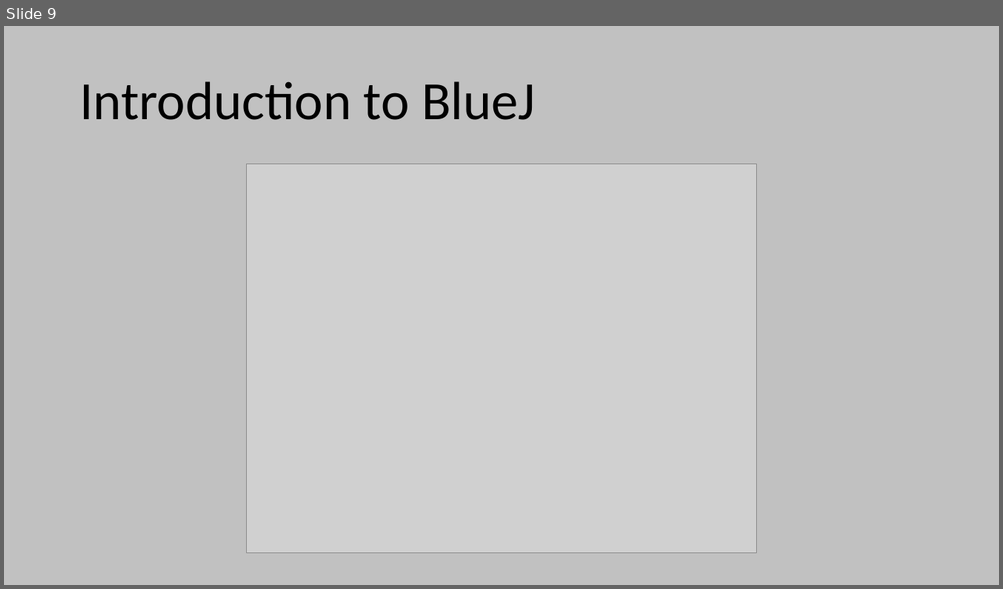
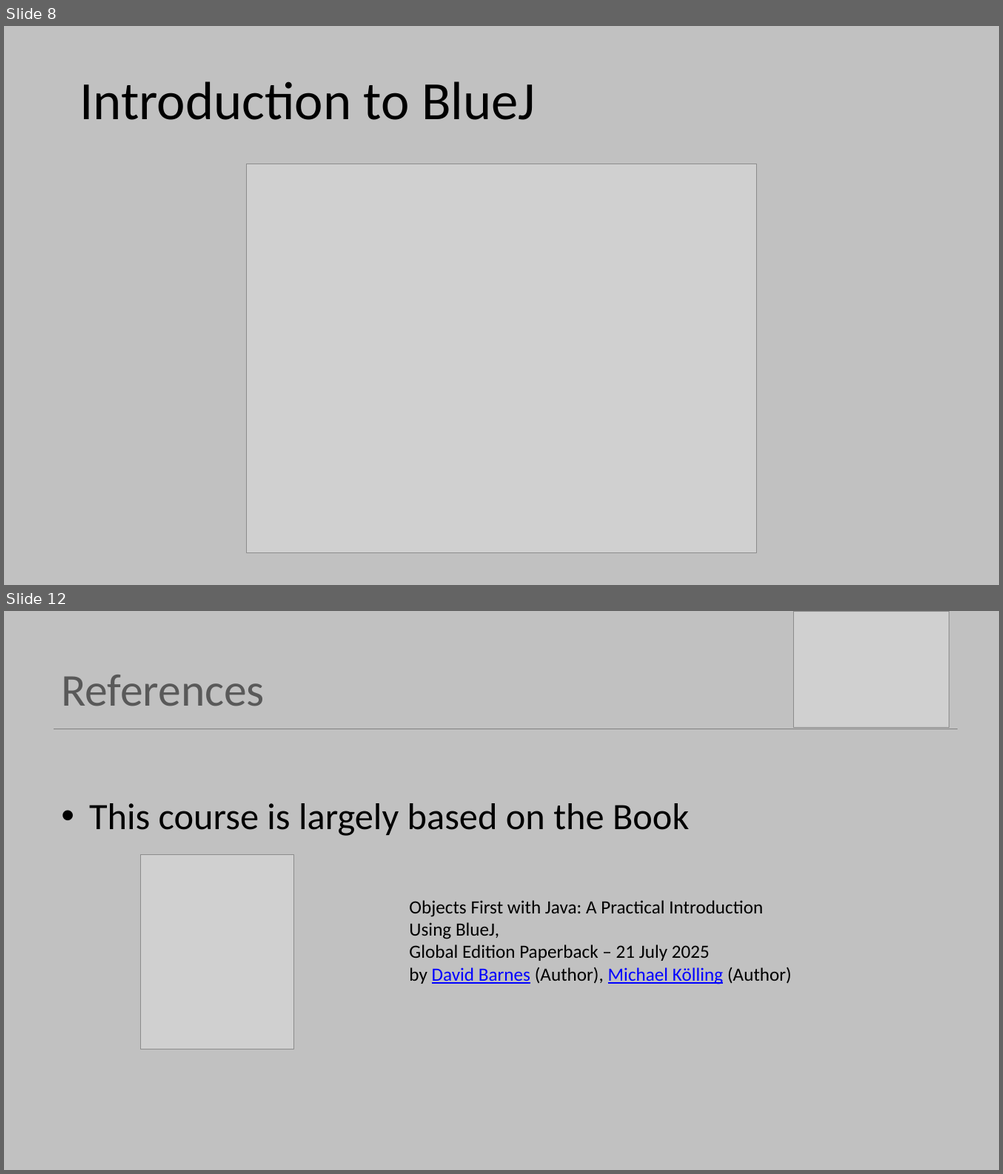
Before and after one commit to Programming-Fundamentals-SETU/prog-fund-1-sept-25, a slide deck: topic00-induction/unit-1/talk-1/a-intro-to-programming.pptx. Shown one above the other, each under a label of ours: slide 9 before the commit, slides 8 and 12 after it; the slides between them are not shown. The pictures are 1003x589 and 1003x1174 pixels, drawn with LibreOffice and Linux fonts; fonts in the diff are those of the drawing; grey boxes stand for pictures. Boxes give left, top, right and bottom in pixels: in the first picture for what was removed or moved away, otherwise in the second. Text is boxed around its words. In the diff, an @@ line names an element or a change of style, - is before the commit and + after.

```diff
--- a/topic00-induction/unit-1/talk-1/a-intro-to-programming.pptx
+++ b/topic00-induction/unit-1/talk-1/a-intro-to-programming.pptx
@@ slide 12 added at (4,611,999,1170), background #C1C1C1 @@
@@ picture added at (794,611,948,727) @@
@@ title added at (61,675,264,706), 44 pt, text #595959 @@
+References
@@ line added from (54, 729) to (958, 729), #808080 1 pt @@
@@ text added at (89,803,688,836), 36 pt, text #000000 @@
+• This course is largely based on the Book
@@ picture added at (141,855,294,1050) @@
@@ text added at (409,900,791,985), 18 pt, text #000000 @@
+Objects First with Java: A Practical Introduction Using BlueJ,
+Global Edition Paperback – 21 July 2025
+by David Barnes (Author), Michael Kölling (Author)
@@ what was slide 9 is now slide 8 @@
```
Also in this commit, not shown: 2 slides changed, 2 other slides added, 5 slides removed, 5 other files.
